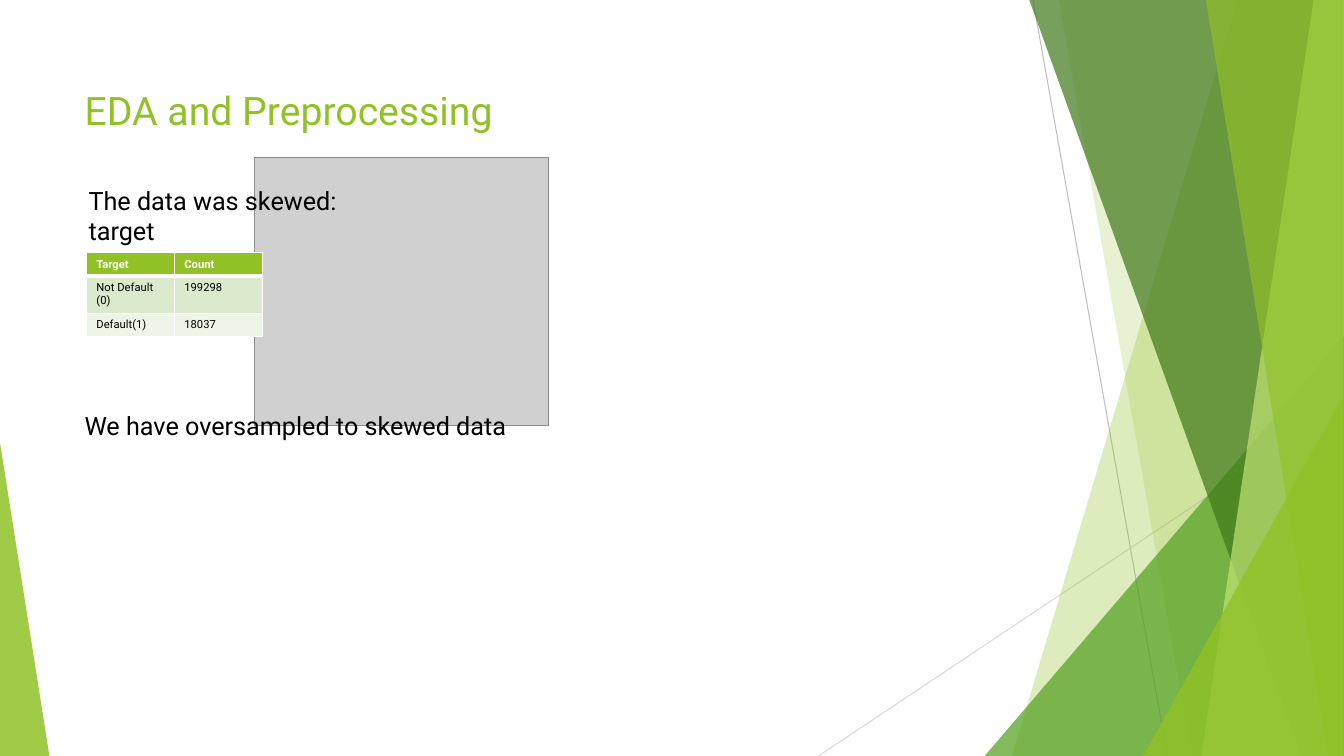
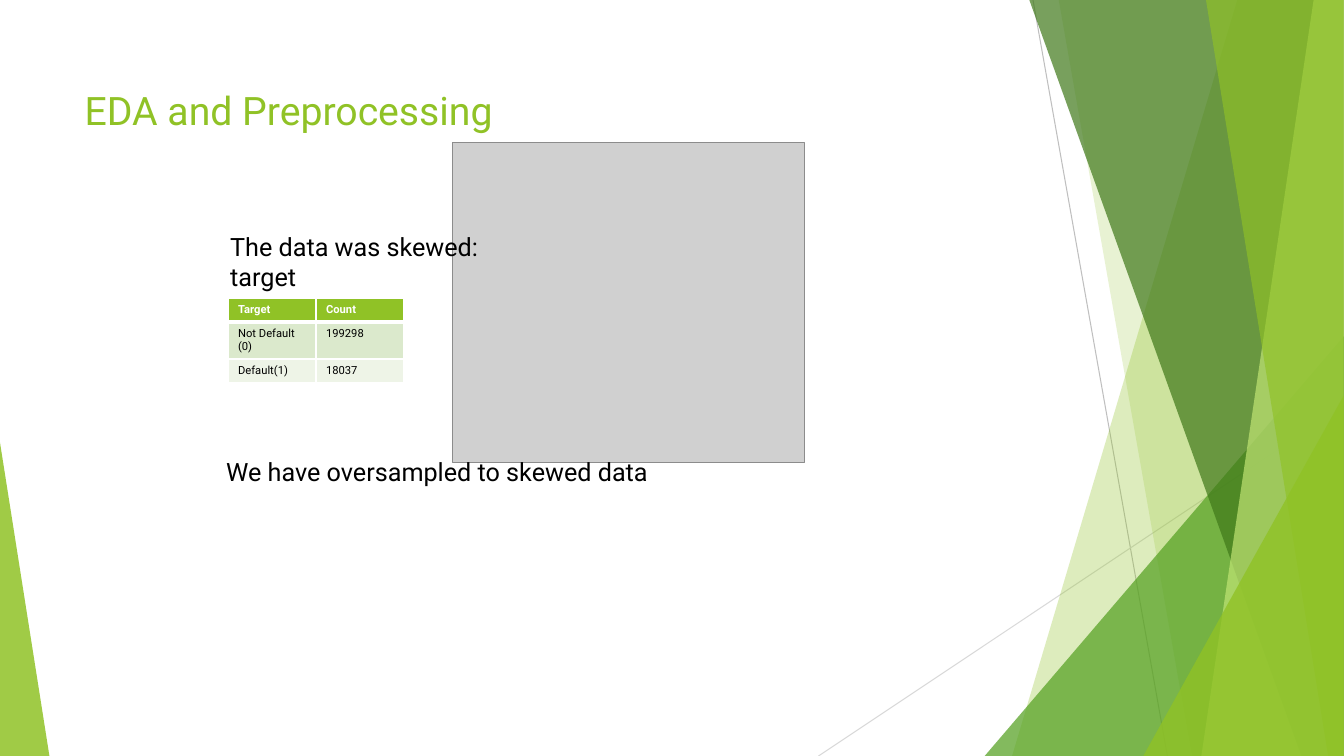
Before and after one commit to amoghugupte/Slackers-Capstone, a slide deck: slide 13 of Credit Default detector_v3.pptx (slide 9 before the commit). Drawn at 1344x756 pixels with LibreOffice and Linux fonts; fonts in the diff are those of the drawing; grey boxes stand for pictures. Boxes give left, top, right and bottom in pixels: in the first picture for what was removed or moved away, otherwise in the second. Text is boxed around its words. In the diff, an @@ line names an element or a change of style, - is before the commit and + after.

```diff
--- a/Credit Default detector_v3.pptx
+++ b/Credit Default detector_v3.pptx
@@ picture: place and size @@
-picture at [254,157,548,425]
+picture at [453,142,805,462]
@@ 2 texts, 1 table: place and size @@
-2 texts, 1 table at [85,187,506,441]
+2 texts, 1 table at [226,233,648,486]
```
Also in this commit, not shown: 5 other slides changed, 1 slide added, 1 slide removed, 4 other files.
